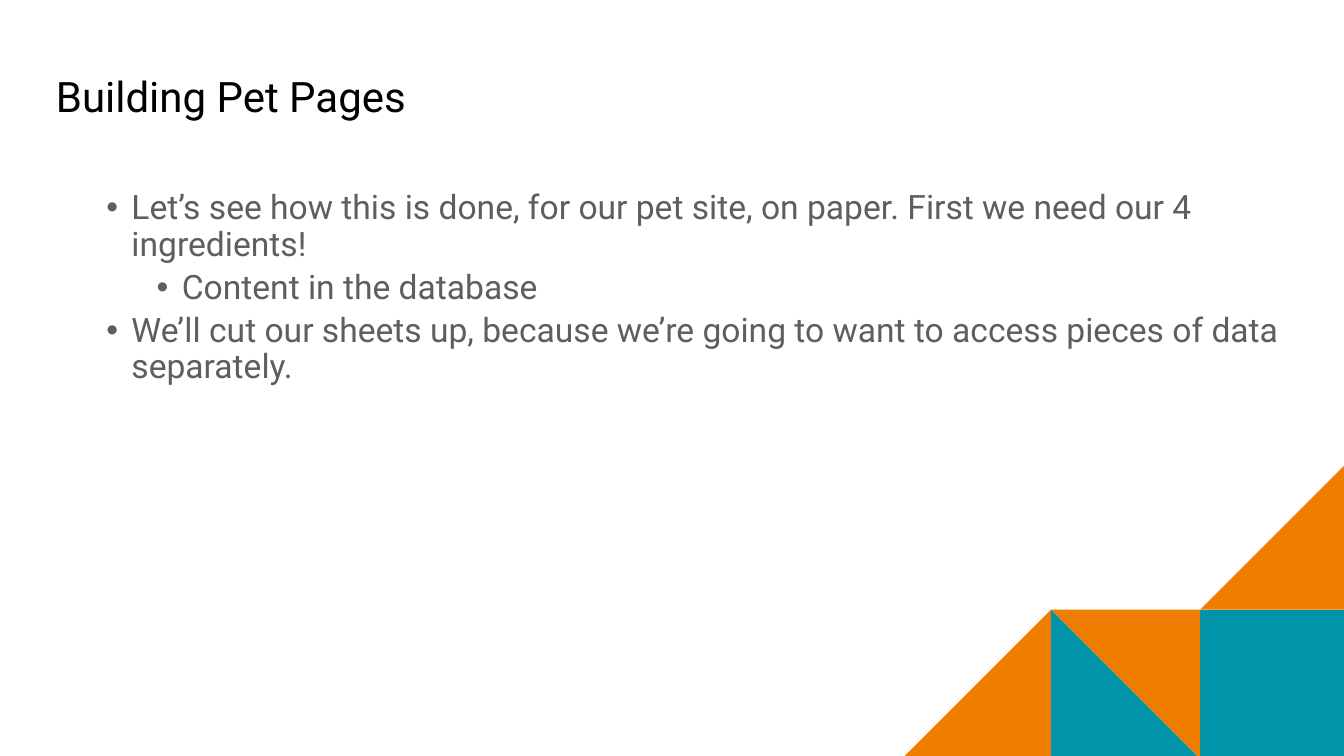
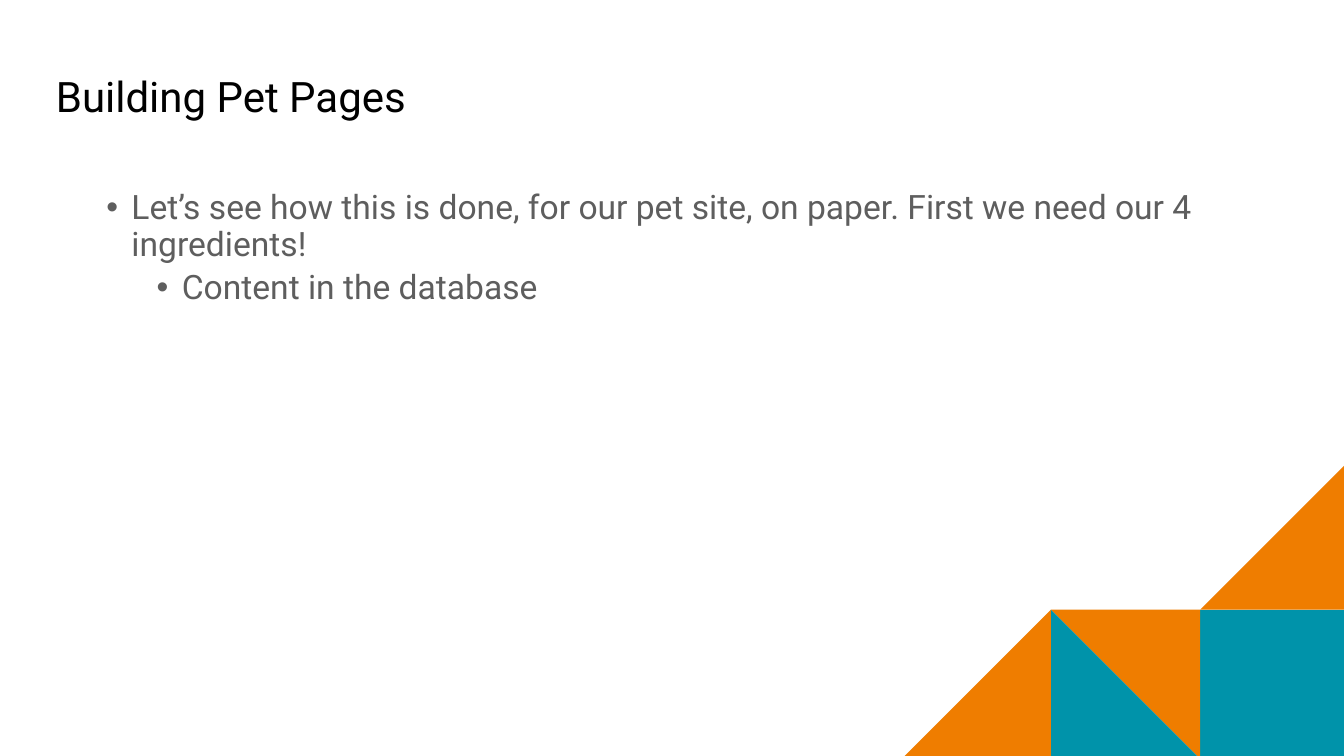
Before and after one commit to mr-eggleton/web-lit-core, a slide deck: slide 11 of final ppt/10-web-builders.pptx. Drawn at 1344x756 pixels with LibreOffice and Linux fonts; fonts in the diff are those of the drawing; background and template pictures are left out. Boxes give left, top, right and bottom in pixels: in the first picture for what was removed or moved away, otherwise in the second. Text is boxed around its words. In the diff, an @@ line names an element or a change of style, - is before the commit and + after.

```diff
--- a/final ppt/10-web-builders.pptx
+++ b/final ppt/10-web-builders.pptx
@@ text at (x1=131, y1=316, x2=1278, y2=385): paragraph removed @@
-  • We’ll cut our sheets up, because we’re going to want to access pieces of data separately.
```
Also in this commit, not shown: 6 other slides changed, 2 slides added, 1 slide removed, 17 other files.
